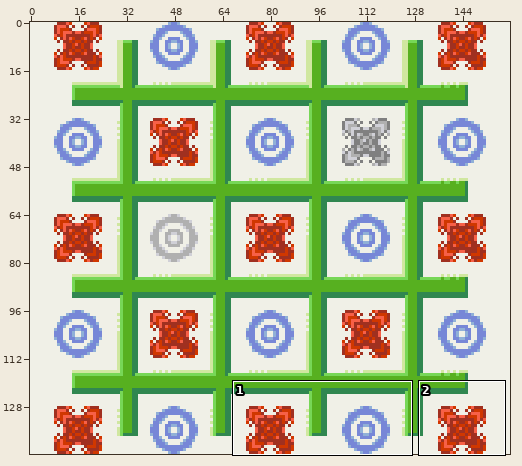
Pixel-art file, stored at graphics/artwork/concept_art/game_5x5.ase. The picture above shows the old version from afar; the outline marks the close-up.
Close-up. Before the edit:
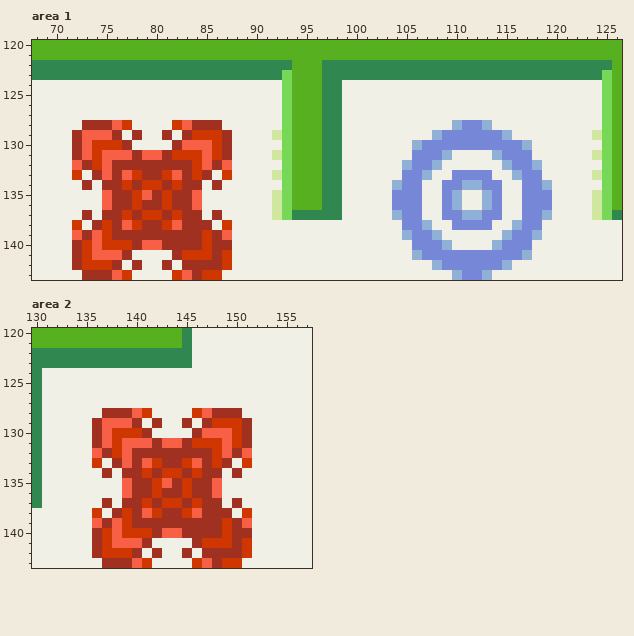
160x144 pixels, 1 frame. Shown: area 1: x 68..126, y 120..143; area 2: x 130..157, y 120..143. The commit also changed other parts of the picture, which this record leaves out.
New version:
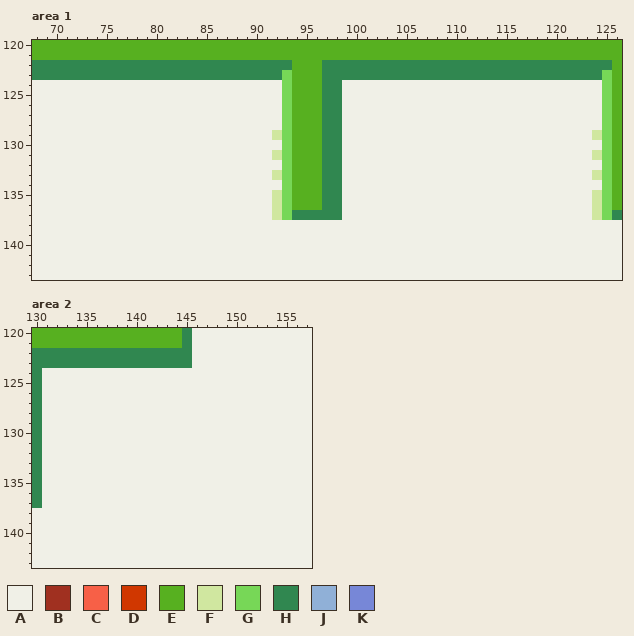
Palette (. is transparent): A #f0f0e7  B #a03020  C #f76047  D #d03700  E #57b020  F #d0e7a0  G #77d757  H #308750  J #90b0d7  K #7787d7
The edit:
layer "Game X's and O's" now hidden
Changed rows in their new state; - is an unchanged pixel.
Area 1:
first column x 72:
128 -AAAAA----AAAAA-----------------------AAAA------
129 AAAAA-A--A-AAAAA--------------------AAAAAAAA----
130 AAAAAA----AAAAAA------------------AAAAAAAAAAAA--
131 AAAAAAAAAAAAAAAA------------------AAAA----AAAA--
132 AAAAAAAAAAAAAAAA-----------------AAAA------AAAA-
133 A-AAAAAAAAAAAA-A-----------------AAA--AAAA--AAA-
134 -A-AAAAAAAAAA-A-----------------AAA--AAAAAA--AAA
135 ---AAAAAAAAAA-------------------AAA--AA--AA--AAA
136 ---AAAAAAAAAA-------------------AAA--AA--AA--AAA
137 -A-AAAAAAAAAA-A-----------------AAA--AAAAAA--AAA
138 A-AAAAAAAAAAAA-A-----------------AAA--AAAA--AAA-
139 AAAAAAAAAAAAAAAA-----------------AAAA------AAAA-
140 AAAAAAAAAAAAAAAA------------------AAAA----AAAA--
141 AAAAAA----AAAAAA------------------AAAAAAAAAAAA--
142 AAAAA-A--A-AAAAA--------------------AAAAAAAA----
143 -AAAAA----AAAAA-----------------------AAAA------
Area 2:
first column x 136:
128 -AAAAA----AAAAA-
129 AAAAA-A--A-AAAAA
130 AAAAAA----AAAAAA
131 AAAAAAAAAAAAAAAA
132 AAAAAAAAAAAAAAAA
133 A-AAAAAAAAAAAA-A
134 -A-AAAAAAAAAA-A-
135 ---AAAAAAAAAA---
136 ---AAAAAAAAAA---
137 -A-AAAAAAAAAA-A-
138 A-AAAAAAAAAAAA-A
139 AAAAAAAAAAAAAAAA
140 AAAAAAAAAAAAAAAA
141 AAAAAA----AAAAAA
142 AAAAA-A--A-AAAAA
143 -AAAAA----AAAAA-
Pixel boxes of the changes (left, top, right, bottom) in both close-ups:
changed: (72, 120, 232, 280)
changed: (392, 120, 552, 280)
changed: (92, 408, 252, 568)
